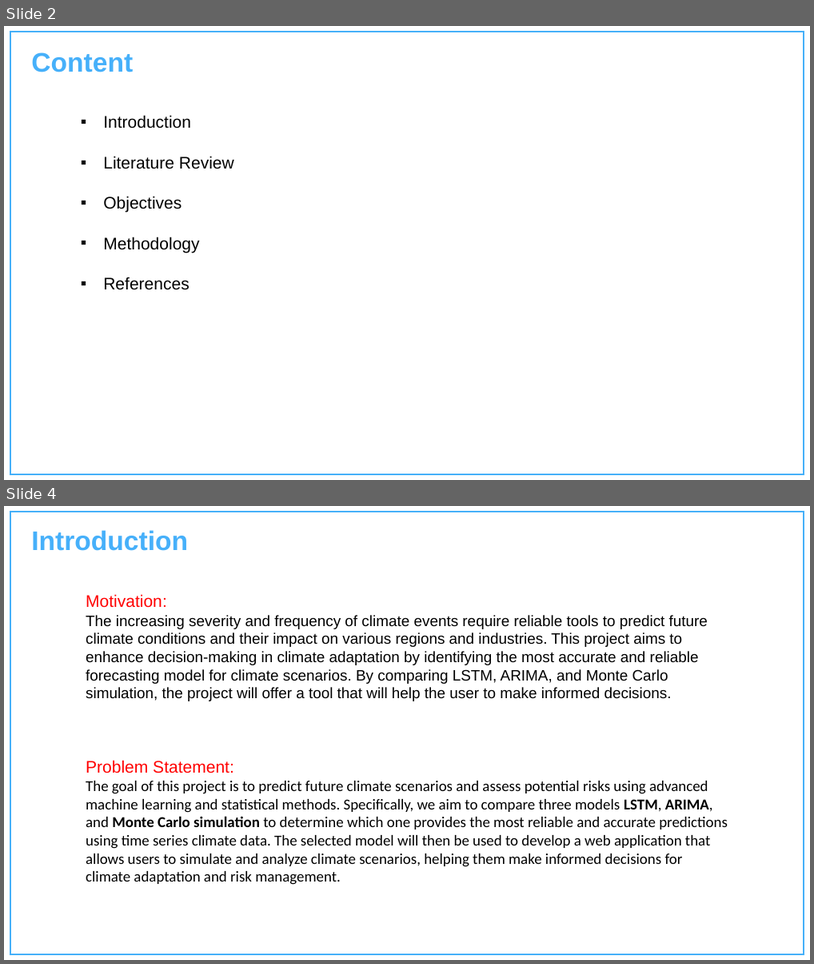
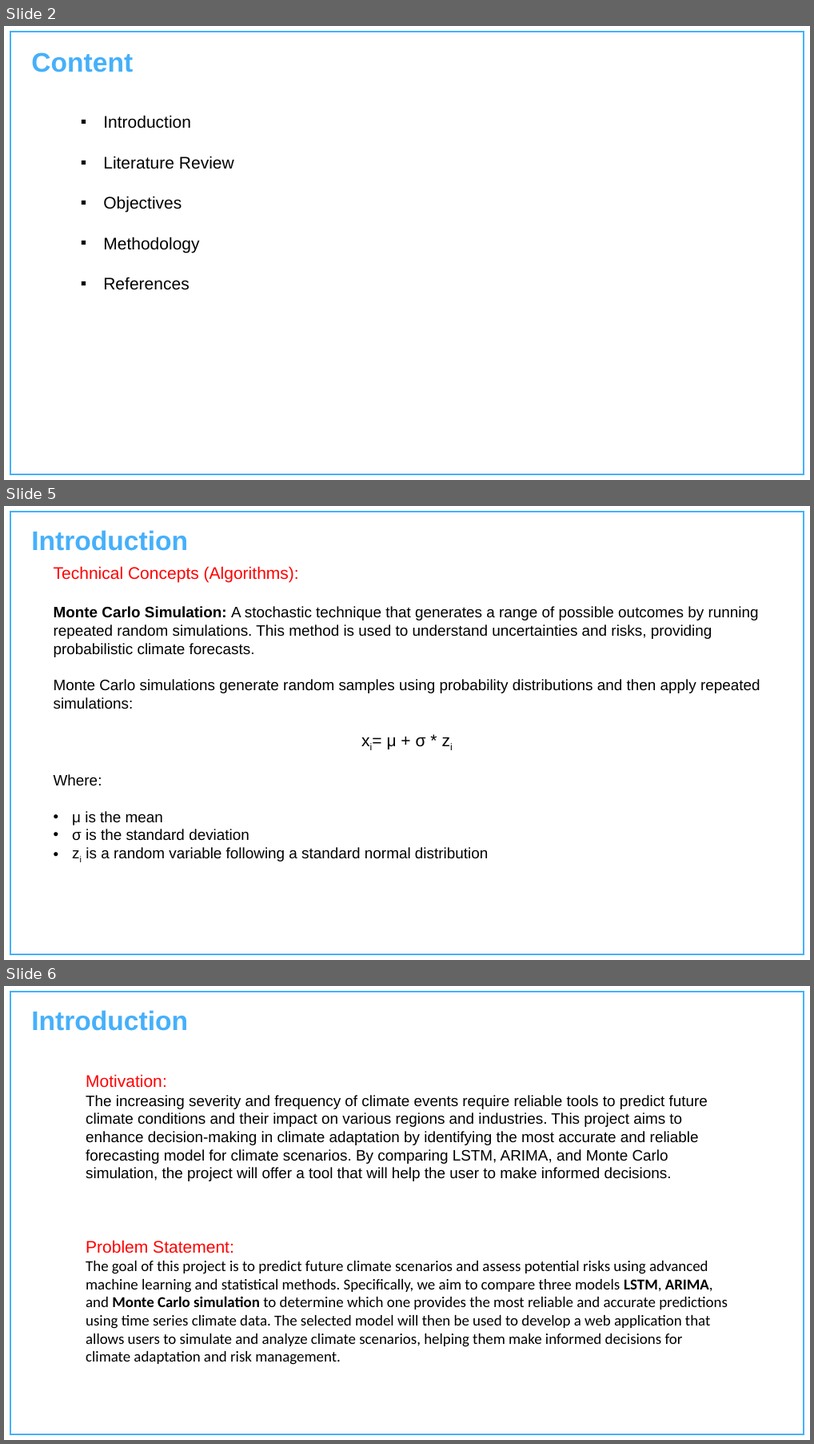
Before and after one commit to Charu-2718/AdaptiPlan, a slide deck: Project Presentation Template.pptx. Shown one above the other, each under a label of ours: slides 2 and 4 before the commit, slides 2, 5 and 6 after it; the slides between them are not shown. The pictures are 814x964 and 814x1444 pixels, drawn with LibreOffice and Linux fonts; fonts in the diff are those of the drawing; background and template pictures are left out. Boxes give left, top, right and bottom in pixels: in the first picture for what was removed or moved away, otherwise in the second. Text is boxed around its words. In the diff, an @@ line names an element or a change of style, - is before the commit and + after.

```diff
--- a/Project Presentation Template.pptx
+++ b/Project Presentation Template.pptx
@@ slide 5 added at [4,506,810,960], background #FFFFFF; not listed: 1 template element that a slide beside it also shows @@
@@ text added at [31,530,188,551], 32 pt, text #46B0FA, bold @@
+Introduction
@@ text added at [54,566,761,861], 18 pt, text #000000 @@
+Technical Concepts (Algorithms):
+Monte Carlo Simulation: A stochastic technique that generates a range of possible outcomes by running repeated random simulations. This method is used to understand uncertainties and risks, providing probabilistic climate forecasts.
+Monte Carlo simulations generate random samples using probability distributions and then apply repeated simulations:
+xi= μ + σ * zi
+Where:
+• μ is the mean
+• σ is the standard deviation
+• zi is a random variable following a standard normal distribution
@@ what was slide 4 is now slide 6 @@
```
Also in this commit, not shown: 2 slides changed, 1 other slide added, 2 other files.
